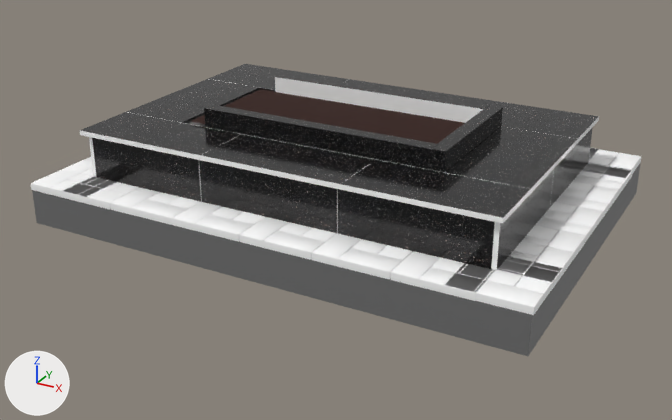
A saved change to the glTF model public/models/02_Облицовка/120-180-30 ччерн с брусч [u_1_u].glb.
Both versions are drawn from a camera (50 mm lens) standing at (1.76, -3.23, 1.55) and looking at (0.02, -0.07, -0.03). Arrows for +X, +Y and +Z are at lower left; the lights stay in place. Where no turn or scale is listed for an object, it has been applied to the vertices.

The first picture shows 'Plane.006', 'Куб.199', 'Куб.201', 'Куб.202', 'Куб.203', 'Куб.204', 'Куб.206', 'Плоскость.211', 'Плоскость.212', 'Плоскость.213', 'Плоскость.214', 'Плоскость.215', 'Плоскость.216', 'Плоскость.217', 'Плоскость.218', 'Плоскость.219', 'Плоскость.221', 'Плоскость.224', 'Плоскость.228', 'Плоскость.229'.
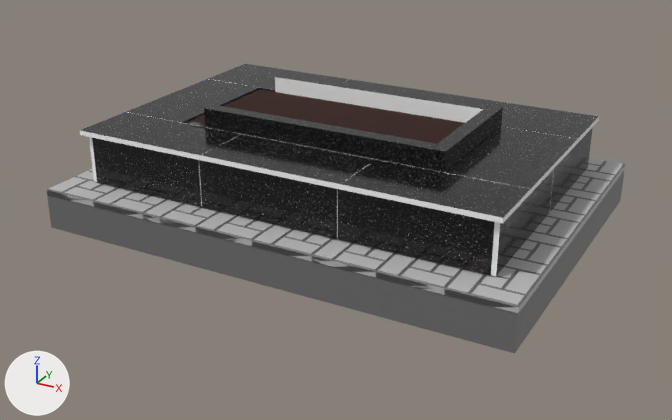
Boxes [x1, y1, x2, y2] around the edits, measured in the pictures (672 x 420 px):
'Плоскость.213', moved, rescaled: before [32, 163, 641, 356]; after [47, 170, 625, 353]
'plitka.006', added: after [47, 158, 625, 313]
'Плоскость.228', deleted: before [110, 188, 494, 301]
'Плоскость.211', deleted: before [448, 257, 561, 315]
'Плоскость.219', deleted: before [536, 202, 603, 242]
'Плоскость.216', deleted: before [497, 241, 574, 291]
'Плоскость.221', deleted: before [31, 168, 116, 204]
'Плоскость.217', deleted: before [555, 181, 619, 217]
'Плоскость.215', deleted: before [522, 225, 586, 260]
'Плоскость.229', deleted: before [64, 176, 139, 210]
'Плоскость.218', deleted: before [573, 163, 633, 196]
'Плоскость.214', deleted: before [583, 148, 641, 178]
'Плоскость.224', deleted: before [64, 157, 93, 175]
'Плоскость.212', no longer drawn: before [589, 148, 599, 159]

What the commit changed:
Material 'bruschatka.002' (mat_bruschatka_002) changes colour from white #ffffff to grey #b9b9b9; in linear values from (1.0, 1.0, 1.0) to (0.487, 0.487, 0.487).
Mesh me_plane_022 is new.
It has 2006 vertices, 4538 faces and spans x -1.01..1.01, y -0.72..0.72, z -0.01..0.01.
Faces by material slot: [2426, 2112].
It uses material mat_bruschatka_002 (grey #b9b9b9).
It uses material mat_beton_002 (dark grey #6e6e6e).
Object 'Плоскость.211' (ob_плоскость_211) is deleted.
Object 'Плоскость.213' (ob_плоскость_213) moves from (0.026, 0.026, 0.019) to (0.018, 0.021, -0.009).
Object 'Плоскость.213' (ob_плоскость_213) is rescaled from (0.924, 0.878, 4.95) to (0.883, 0.828, 4.95).
Object 'Плоскость.214' (ob_плоскость_214) is deleted.
Object 'Плоскость.215' (ob_плоскость_215) is deleted.
Object 'Плоскость.216' (ob_плоскость_216) is deleted.
Object 'Плоскость.217' (ob_плоскость_217) is deleted.
Object 'Плоскость.218' (ob_плоскость_218) is deleted.
Object 'Плоскость.219' (ob_плоскость_219) is deleted.
Object 'Плоскость.221' (ob_плоскость_221) is deleted.
Object 'Плоскость.224' (ob_плоскость_224) is deleted.
Object 'Плоскость.228' (ob_плоскость_228) is deleted.
Object 'Плоскость.229' (ob_плоскость_229) is deleted.
Object 'plitka.006' (ob_plitka_006) is new; it shows me_plane_022.
Its location is (0.02, 0.02, 0.08).
